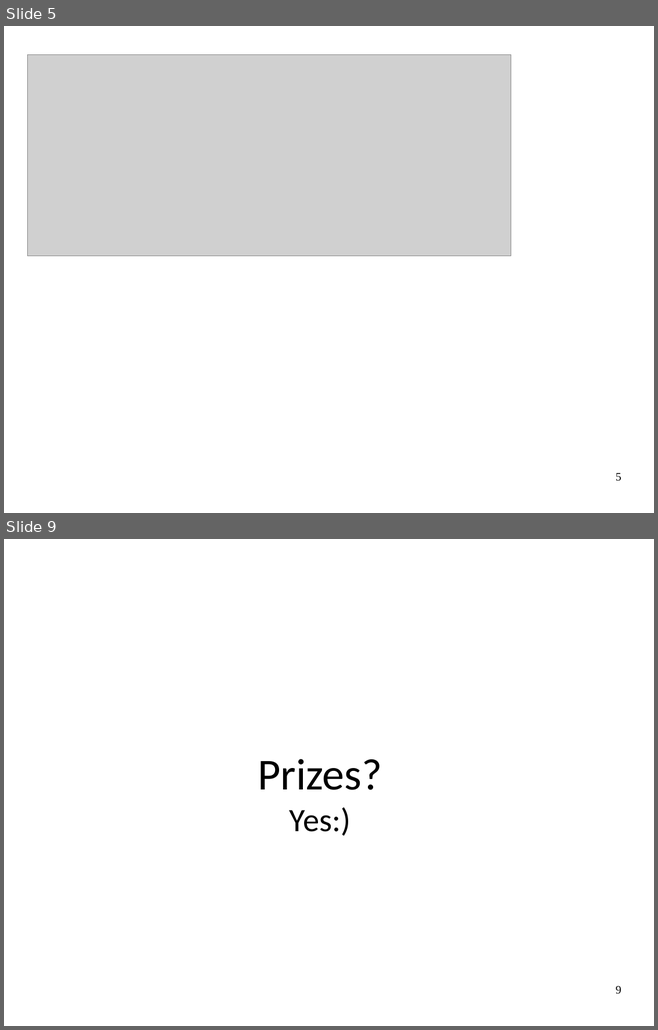
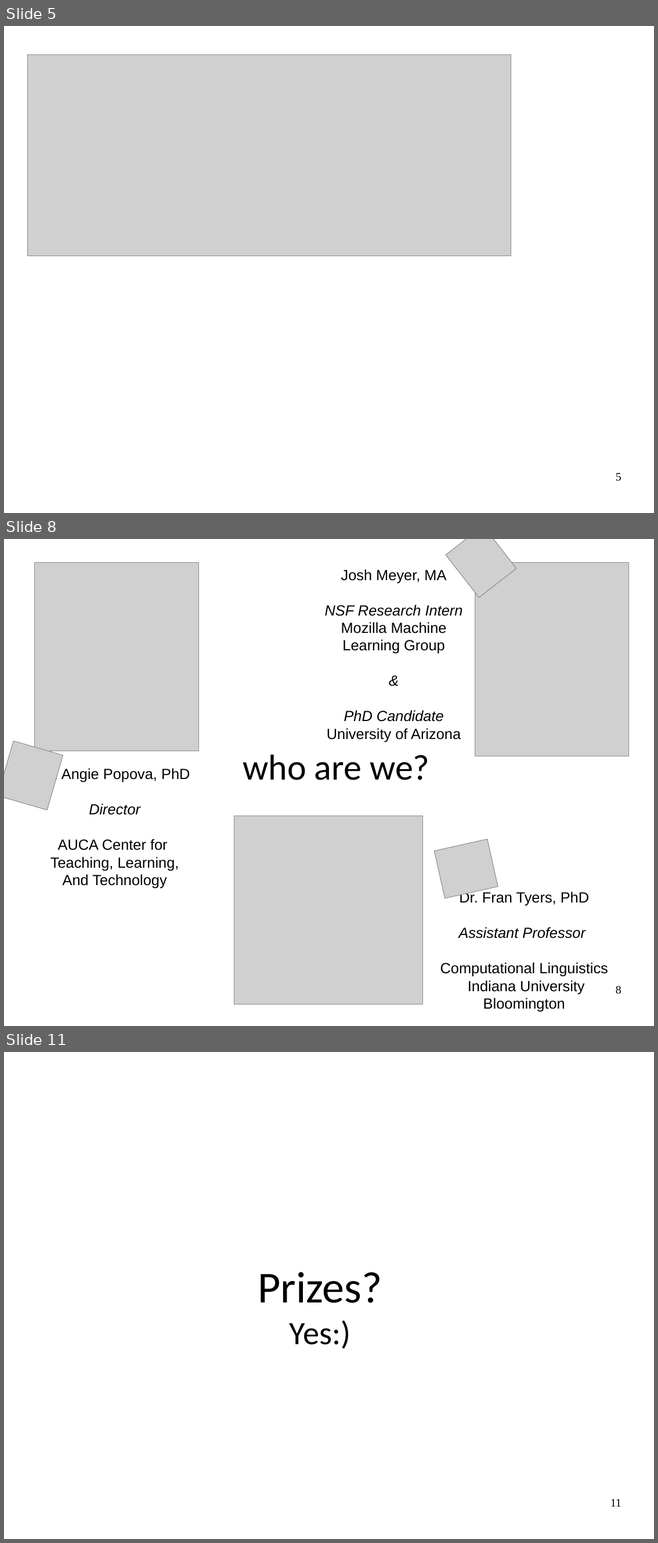
Before and after one commit to JRMeyer/kyrgyz-voice-hackathon, a slide deck: slides/hackathon-intro.odp. Shown one above the other, each under a label of ours: slides 5 and 9 before the commit, slides 5, 8 and 11 after it; the slides between them are not shown. The pictures are 658x1030 and 658x1543 pixels, drawn with LibreOffice and Linux fonts; fonts in the diff are those of the drawing; grey boxes stand for pictures. Boxes give left, top, right and bottom in pixels: in the first picture for what was removed or moved away, otherwise in the second. Text is boxed around its words. In the diff, an @@ line names an element or a change of style, - is before the commit and + after.

```diff
--- a/slides/hackathon-intro.odp
+++ b/slides/hackathon-intro.odp
@@ slide 8 added at [4,539,654,1026], background #FFFFFF @@
@@ picture added at [445,539,516,598] @@
@@ picture added at [35,563,198,751] @@
@@ text added at [325,569,463,742], 18 pt, text #000000 @@
+Josh Meyer, MA
+NSF Research Intern
+Mozilla Machine Learning Group
+&
+PhD Candidate
+University of Arizona
@@ picture added at [474,563,629,756] @@
@@ picture added at [4,741,63,810] @@
@@ subtitle added at [242,755,429,780], 44 pt, text #000000 @@
+who are we?
@@ text added at [39,768,190,889], 18 pt, text #000000 @@
+Dr. Angie Popova, PhD
+Director
+AUCA Center for
+Teaching, Learning,
+And Technology
@@ picture added at [234,816,423,1005] @@
@@ picture added at [434,839,498,899] @@
@@ text added at [440,891,608,1012], 18 pt, text #000000 @@
+Dr. Fran Tyers, PhD
+Assistant Professor
+Computational Linguistics
+Indiana University
+Bloomington
@@ page number added at [615,986,621,994], 14 pt, text #000000 @@
+8
@@ what was slide 9 is now slide 11 @@
@@ page number at [610,1499,621,1507]: text changed @@
-9
+11
```
Also in this commit, not shown: 1 slide changed, 3 other slides added, 2 slides removed, 5 other files.
